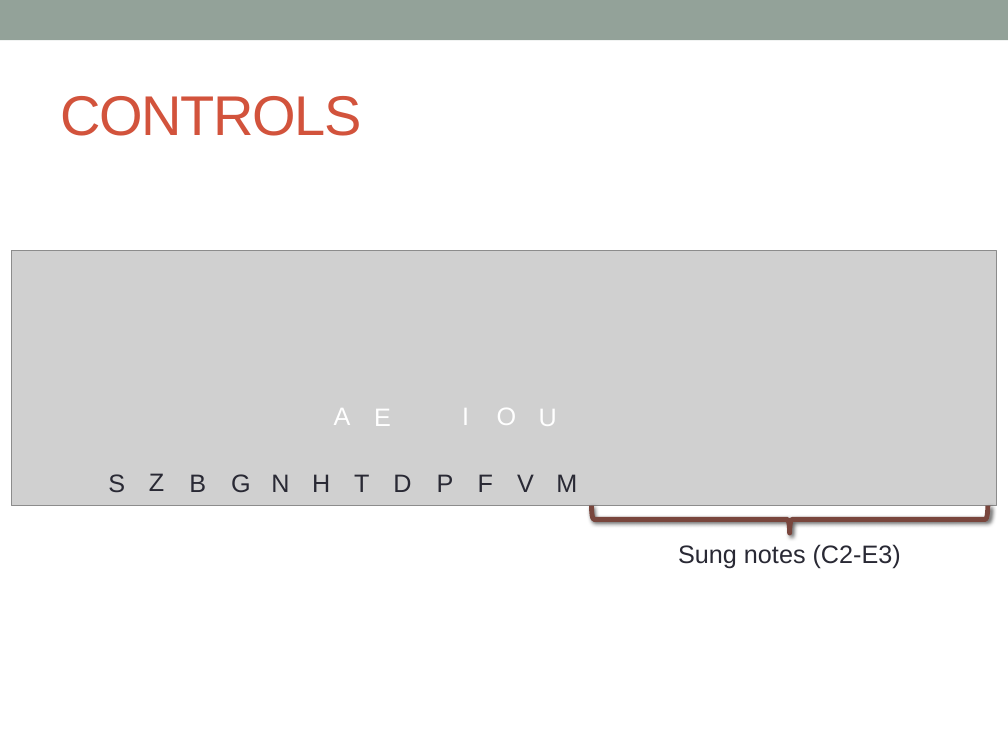
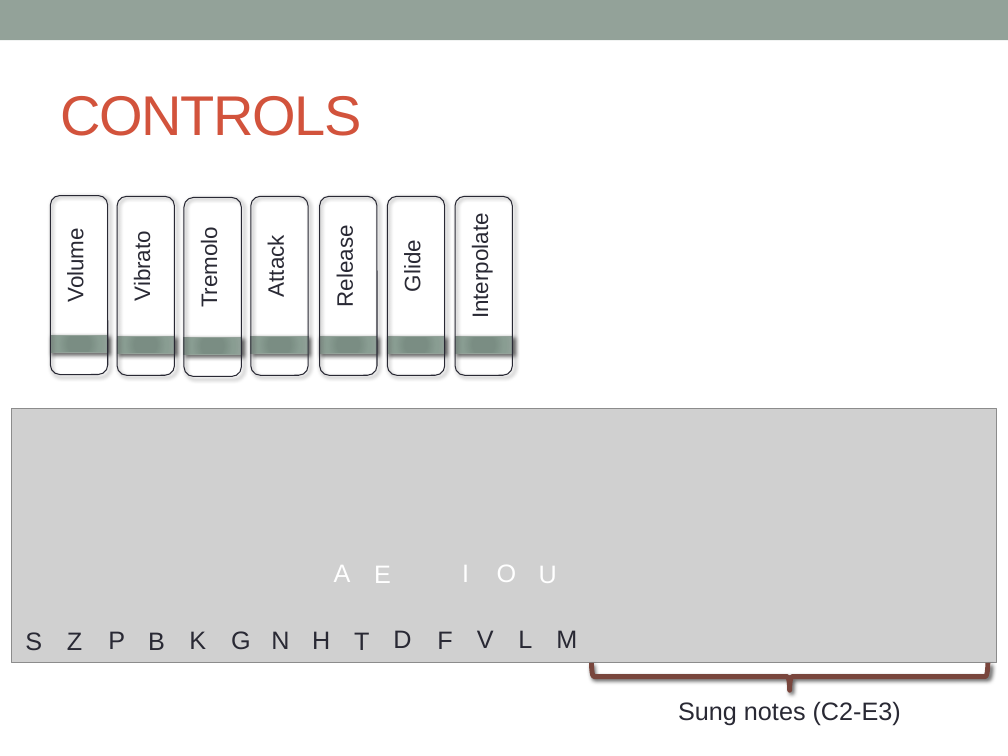
Before and after one commit to thenyeguy/ClickTrack-Vocalist, a slide deck: slide 4 of Presentation.pptx. Drawn at 1008x756 pixels with LibreOffice and Linux fonts; fonts in the diff are those of the drawing; grey boxes stand for pictures. Boxes give left, top, right and bottom in pixels: in the first picture for what was removed or moved away, otherwise in the second. Text is boxed around its words. In the diff, an @@ line names an element or a change of style, - is before the commit and + after.

Commit message:
Presentation changes

```diff
--- a/Presentation.pptx
+++ b/Presentation.pptx
@@ group added at box(50, 196, 512, 377): 7 rectangles, 7 rounded rectangles, 7 texts @@
+Volume
+Vibrato
+Tremolo
+Attack
+Release
+Glide
+Interpolate
@@ text "S": place and size @@
-text "S" at box(108, 474, 125, 492)
+text "S" at box(25, 632, 42, 650)
@@ text "Z": place and size @@
-text "Z" at box(149, 473, 164, 491)
+text "Z" at box(67, 632, 82, 650)
@@ text "P": place and size @@
-text "P" at box(437, 474, 454, 492)
+text "P" at box(108, 631, 125, 649)
@@ text "B": place and size @@
-text "B" at box(189, 474, 206, 492)
+text "B" at box(148, 632, 165, 650)
@@ text "F": place and size @@
-text "F" at box(478, 474, 493, 492)
+text "F" at box(437, 631, 452, 649)
@@ text "V": place and size @@
-text "V" at box(517, 474, 534, 492)
+text "V" at box(477, 630, 494, 648)
@@ text added at box(189, 631, 206, 649), 18 pt, text #292934 @@
+K
@@ text added at box(518, 630, 532, 648), 18 pt, text #292934 @@
+L
@@ 12 texts, 1 picture, 1 left brace: place and size @@
-12 texts, 1 picture, 1 left brace at box(11, 251, 996, 568)
+12 texts, 1 picture, 1 left brace at box(11, 408, 996, 726)
```
Also in this commit, not shown: 2 other slides changed, 1 slide added, 1 slide removed.
